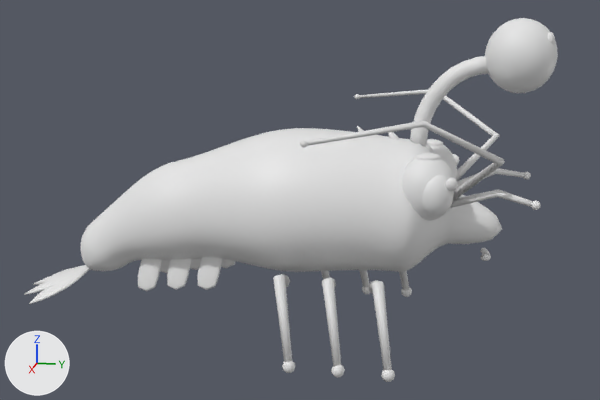
A saved change to the FBX model EvolutionShop/Assets/EvolutionShop/Resources/Art/DioramaKit/DioramaBuzzgill.fbx.
The view is the same before and after, from a 50 mm camera at (1.232, 0.258, 0.378) aimed at (0.002, 0.012, 0.07). Lighting does not change. The marker at lower left points along +X, +Y and +Z. The picture after the commit comes second. Where no turn or scale is listed for an object, it has been applied to the vertices.

In view in the first picture: 'Body', 'Eyes', 'Lantern pivot', 'Left fin pivot', 'Lips', 'Pupils', 'Tail pivot' and 4 more.
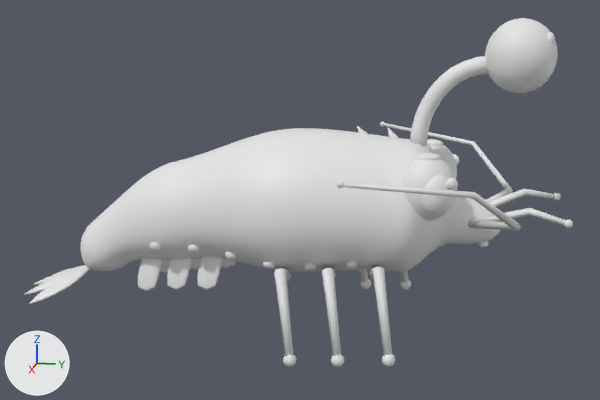
Pixel boxes (x1, y1, x2, y2) of what changed, in the pictures (600 x 400 px; the box of a moved part takes in the faces that stretch with it):
```json
{"object": "Body", "change": "reshaped", "before": [81, 89, 540, 291], "after": [81, 121, 573, 291], "on screen": "7% wider, 16% shorter"}
{"object": "Left fin pivot", "change": "reshaped", "before": [273, 274, 395, 382], "after": [274, 266, 395, 367], "on screen": "6% shorter"}
{"object": "Lips", "change": "moved", "before": [480, 248, 491, 261], "after": [479, 241, 489, 247]}
{"part": 1, "of": "me_body_014", "change": "reshaped", "before": [300, 89, 540, 210], "after": [150, 121, 573, 271]}
{"part": 2, "of": "me_left_fin_014", "change": "moved or reshaped", "before": [368, 280, 392, 370], "after": [369, 266, 392, 355]}
{"part": 3, "of": "me_left_fin_014", "change": "moved or reshaped", "before": [381, 369, 395, 382], "after": [382, 354, 395, 367]}
{"part": 4, "of": "me_left_fin_014", "change": "moved or reshaped", "before": [322, 277, 341, 366], "after": [321, 268, 341, 356]}
{"part": 5, "of": "me_left_fin_014", "change": "moved or reshaped", "before": [331, 365, 345, 378], "after": [331, 355, 344, 367]}
{"part": 6, "of": "me_left_fin_014", "change": "moved or reshaped", "before": [273, 274, 292, 362], "after": [274, 268, 293, 355]}
{"part": 7, "of": "me_left_fin_014", "change": "moved or reshaped", "before": [282, 361, 295, 373], "after": [283, 354, 296, 367]}
```

Scene script edits in JSON lines:
```json
{"block": "me_left_fin_014", "where": "# used by ob_left_fin_pivot; location = (0.07, 0.07, -0.04)"}
{"op": "remove", "block": "me_left_fin_014", "code": "me_left_fin_014.from_pydata(...)  # 228 vertices, 234 faces; spans x -0.004..0.11, y -0.081..0.109, z -0.1..0.036"}
{"op": "add", "block": "me_left_fin_014", "code": "me_left_fin_014.from_pydata(...)  # 228 vertices, 234 faces; spans x -0.015..0.105, y -0.081..0.108, z -0.092..0.054"}
{"block": "me_left_fin_014", "change": "me_left_fin_014 part 2: the loose piece of 24 vertices spanning x -0.004..0.106, y 0.059..0.106, z -0.092..0.036 is moved by (-0.011, -0.001, 0.018)"}
{"block": "me_left_fin_014", "change": "me_left_fin_014 part 3: the loose piece of 52 vertices spanning x 0.09..0.11, y 0.091..0.109, z -0.1..-0.08 is moved by (-0.011, -0.001, 0.018)"}
{"block": "me_left_fin_014", "change": "me_left_fin_014 part 4: the loose piece of 24 vertices spanning x -0.004..0.106, y -0.011..0.036, z -0.092..0.036 is moved by (-0.007, -0.002, 0.012)"}
{"block": "me_left_fin_014", "change": "me_left_fin_014 part 5: the loose piece of 52 vertices spanning x 0.09..0.11, y 0.021..0.039, z -0.1..-0.08 is moved by (-0.007, -0.002, 0.012)"}
{"block": "me_left_fin_014", "change": "me_left_fin_014 part 6: the loose piece of 24 vertices spanning x -0.004..0.106, y -0.081..-0.034, z -0.092..0.036 is moved by (-0.005, 0.0, 0.008)"}
{"block": "me_left_fin_014", "change": "me_left_fin_014 part 7: the loose piece of 52 vertices spanning x 0.09..0.11, y -0.049..-0.031, z -0.1..-0.08 is moved by (-0.005, 0.0, 0.008)"}
{"block": "me_body_014", "where": "# used by ob_body; location = (0.0, 0.0, 0.0)"}
{"op": "remove", "block": "me_body_014", "code": "me_body_014.from_pydata(...)  # 2766 vertices, 2864 faces; spans x -0.252..0.252, y -0.356..0.363, z -0.081..0.226"}
{"op": "add", "block": "me_body_014", "code": "me_body_014.from_pydata(...)  # 3390 vertices, 3584 faces; spans x -0.256..0.256, y -0.356..0.409, z -0.081..0.181"}
{"block": "me_body_014", "change": "me_body_014 part 1: 292 vertices moved from x -0.252..0.252, y 0.062..0.363, z 0.077..0.226 to x -0.256..0.256, y 0.108..0.409, z 0.048..0.159; 624 vertices added at x -0.094..0.094, y -0.21..0.113, z -0.017..0.011"}
{"op": "add", "block": "me_body_014", "code": "me_body_014.materials.append(mat_dk_buzzgillaccent)  # white #e7e7e7"}
{"op": "set", "path": "ob_lips.location", "old": "(0.0, 0.0, 0.0)", "new": "(-0.008, -0.004, 0.019)"}
```
